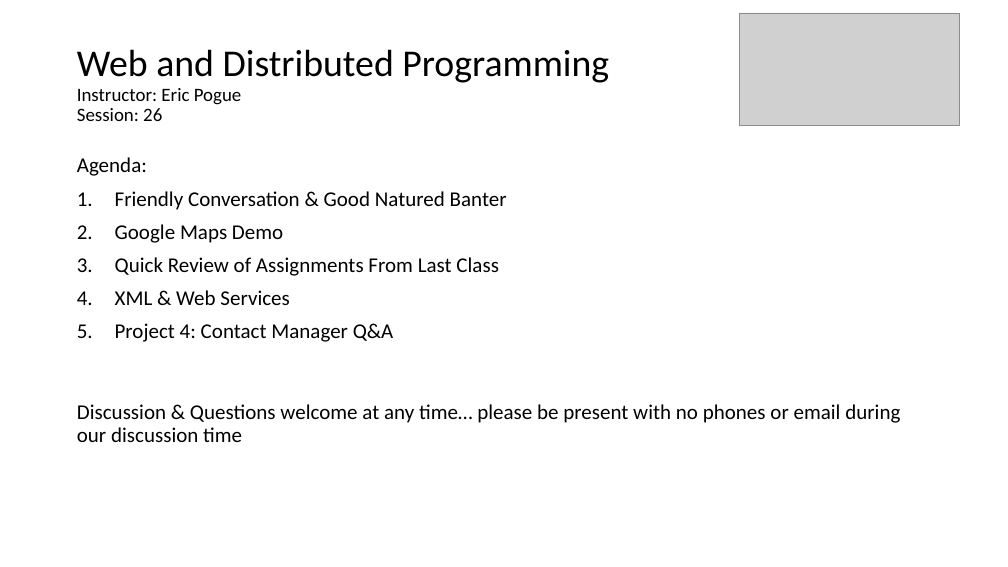
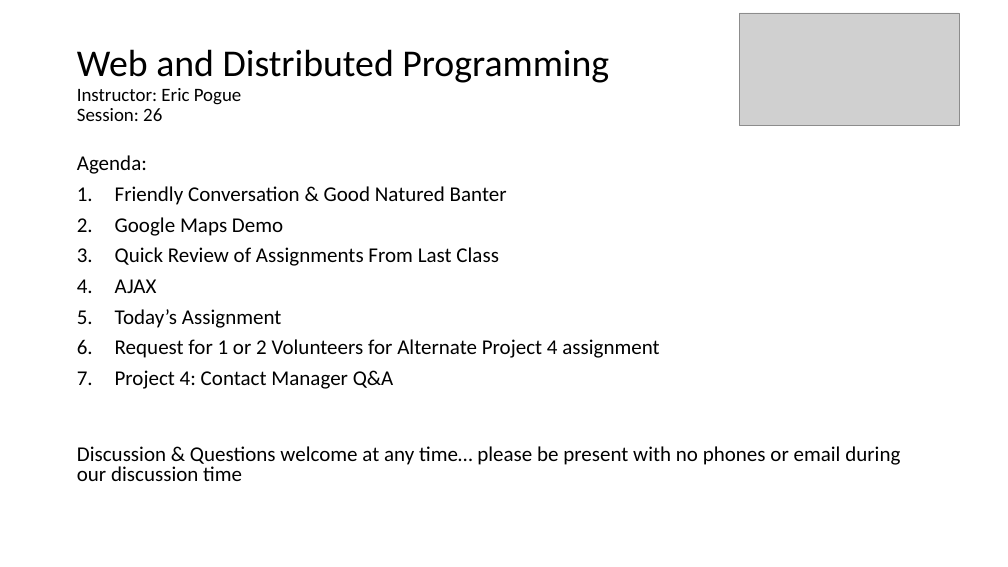
Before and after one commit to EricJPogue/www-epogue-info, a slide deck: slide 1 of CPSC-24700/Presentations/session-26.pptx. Drawn at 1008x567 pixels with LibreOffice and Linux fonts; fonts in the diff are those of the drawing; grey boxes stand for pictures. Boxes give left, top, right and bottom in pixels: in the first picture for what was removed or moved away, otherwise in the second. Text is boxed around its words. In the diff, an @@ line names an element or a change of style, - is before the commit and + after.

Commit message:
Update session 26 documents (late).

```diff
--- a/CPSC-24700/Presentations/session-26.pptx
+++ b/CPSC-24700/Presentations/session-26.pptx
@@ text at (77,155,900,481): line spacing 0.9 to 0.8 @@
@@ text at (115,279,659,358): text changed @@
-4. XML & Web Services
+4. AJAX
+5. Today’s Assignment
+6. Request for 1 or 2 Volunteers for Alternate Project 4 assignment
```
Also in this commit, not shown: 2 other slides changed, 1 slide added, 3 other files.
